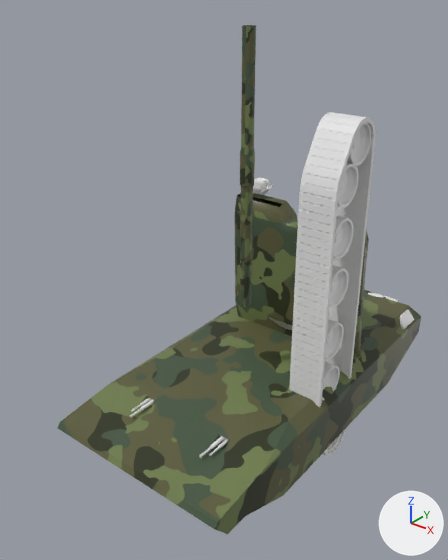
The FBX model Assets/Models/Tank 1.fbx as it was, and as the next commit left it.
Before and after are seen from a 50 mm lens placed at (7.25, -10.77, 9.93), pointed at (-0.25, -1.4, 4.12). The lights are fixed; the arrows at lower right show +X, +Y and +Z. Where no turn or scale is listed for an object, it has been applied to the vertices.

Objects in the first picture: 'Cannon', 'TankBody', 'TankTreads_L', 'TurretBody'.
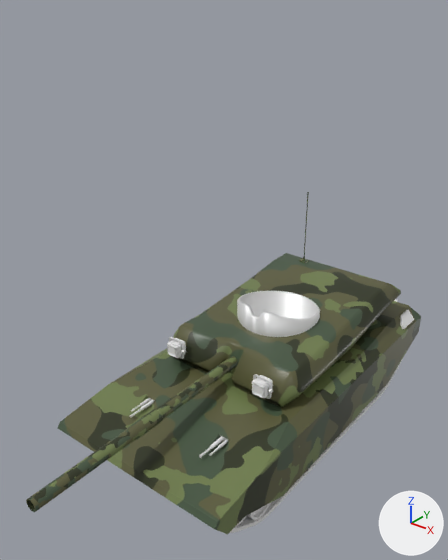
Patch to the scene script:
```diff
--- a/Assets/Models/Tank 1.fbx.py
+++ b/Assets/Models/Tank 1.fbx.py
@@ ob_cannon @@
 ob_cannon = bpy.data.objects.new('Cannon', me_cube_010)
-ob_cannon.location = (0.0, -1.08, 3.43)
+ob_cannon.location = (0.0, -1.08, 2.01)
+ob_cannon.rotation_euler = (1.571, 0.0, 0.0)  # degrees (90, 0, 0)
@@ ob_turretbody @@
 ob_turretbody = bpy.data.objects.new('TurretBody', me_cube_001)
-ob_turretbody.location = (0.0, -1.08, 3.43)
+ob_turretbody.location = (0.0, 0.0, 0.0)
+ob_turretbody.rotation_euler = (1.571, 0.0, 0.0)  # degrees (90, 0, 0)
@@ ob_tanktreads_l @@
 ob_tanktreads_l = bpy.data.objects.new('TankTreads_L', me_cube_005)
-ob_tanktreads_l.location = (0.0, -1.08, 3.43)
+ob_tanktreads_l.location = (0.0, 0.0, 0.0)
+ob_tanktreads_l.rotation_euler = (1.571, 0.0, 0.0)  # degrees (90, 0, 0)
```

Changed parts and their boxes [x1, y1, x2, y2] in the pictures (448 x 560 px):
'TurretBody', moved, turned
    before: [235, 178, 369, 354]
    after: [167, 192, 401, 407]
'TankTreads_L', moved, turned
    before: [289, 112, 376, 457]
    after: [230, 360, 402, 533]
'Cannon', moved, turned
    before: [240, 25, 256, 307]
    after: [26, 356, 238, 512]
